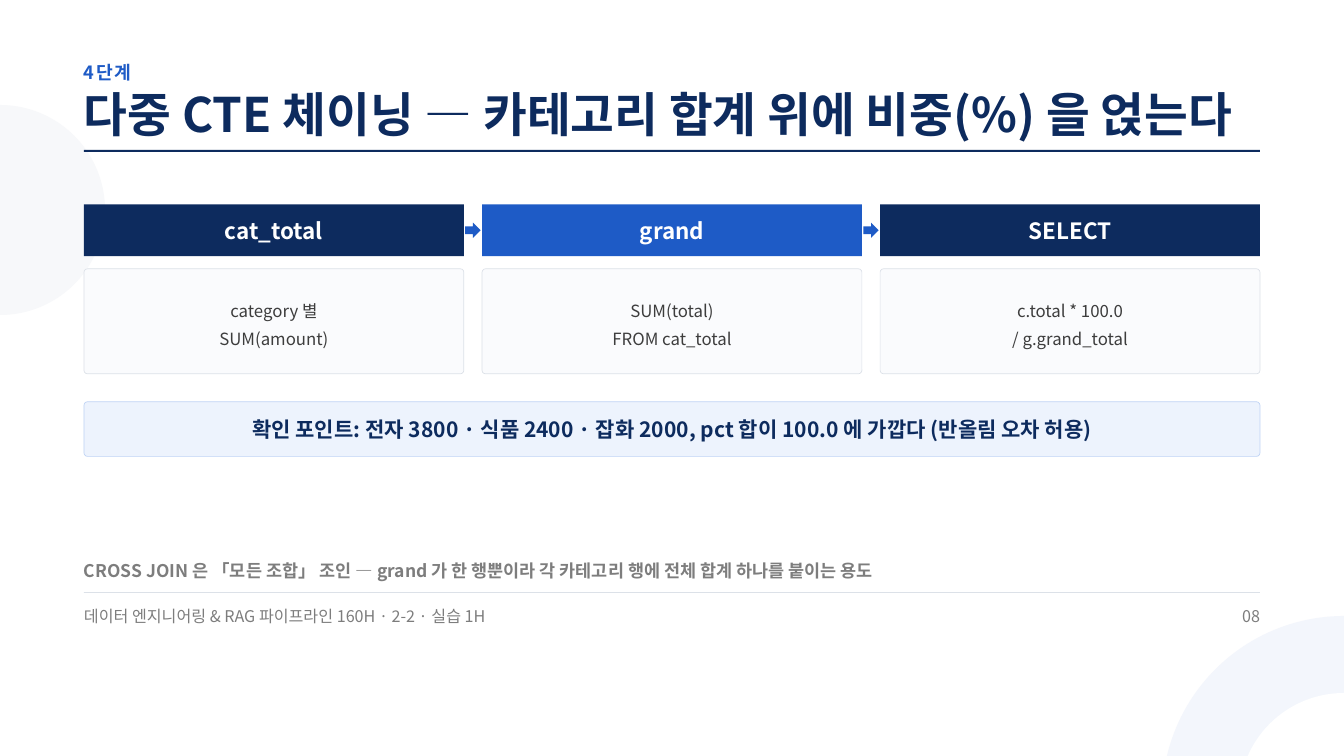
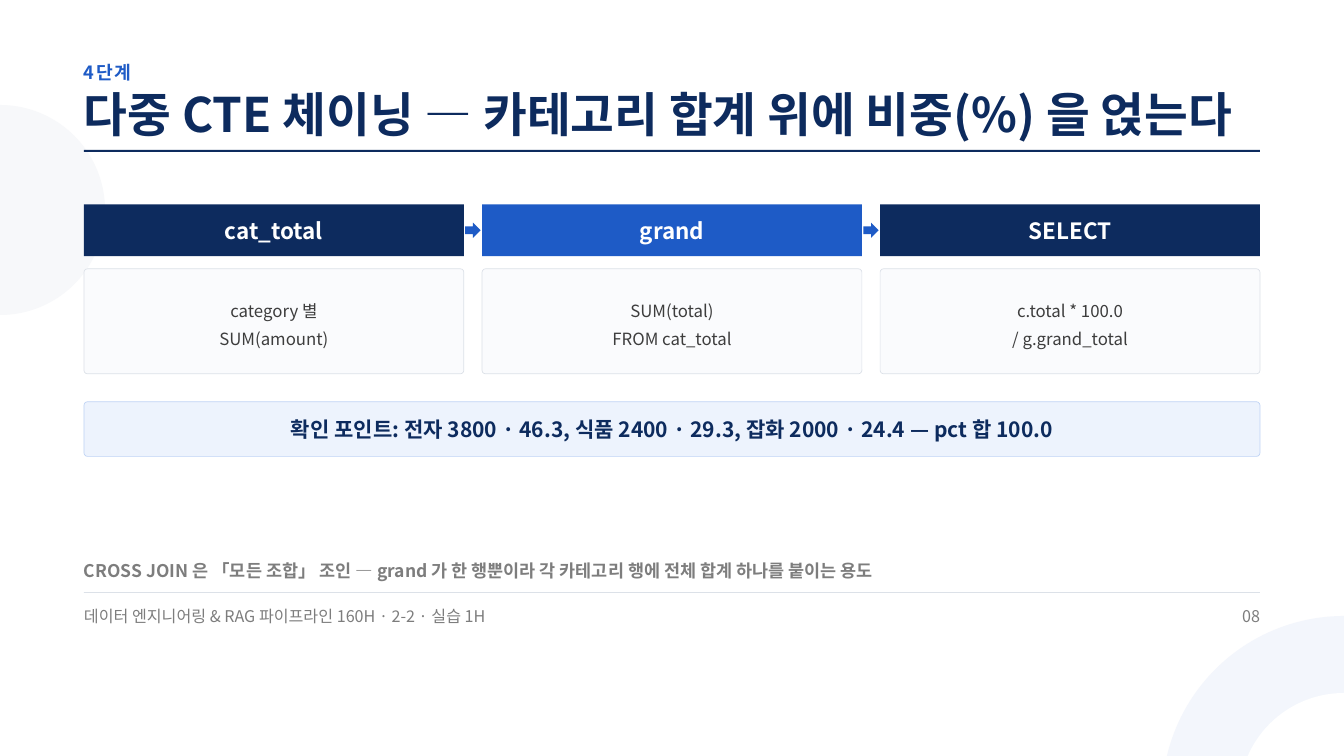
Before and after one commit to aebonlee/materials, a slide deck: slide 8 of data-eng/decks/w2d2s2.pptx. Drawn at 1344x756 pixels with LibreOffice and Linux fonts; fonts in the diff are those of the drawing. Boxes give left, top, right and bottom in pixels: in the first picture for what was removed or moved away, otherwise in the second. Text is boxed around its words. In the diff, an @@ line names an element or a change of style, - is before the commit and + after.

```diff
--- a/data-eng/decks/w2d2s2.pptx
+++ b/data-eng/decks/w2d2s2.pptx
@@ text at (291, 419, 1052, 442): text changed @@
-확인 포인트: 전자 3800 · 식품 2400 · 잡화 2000, pct 합이 100.0 에 가깝다 (반올림 오차 허용)
+확인 포인트: 전자 3800 · 46.3, 식품 2400 · 29.3, 잡화 2000 · 24.4 — pct 합 100.0
```
Also in this commit, not shown: 4 other slides changed, 34 other files.
